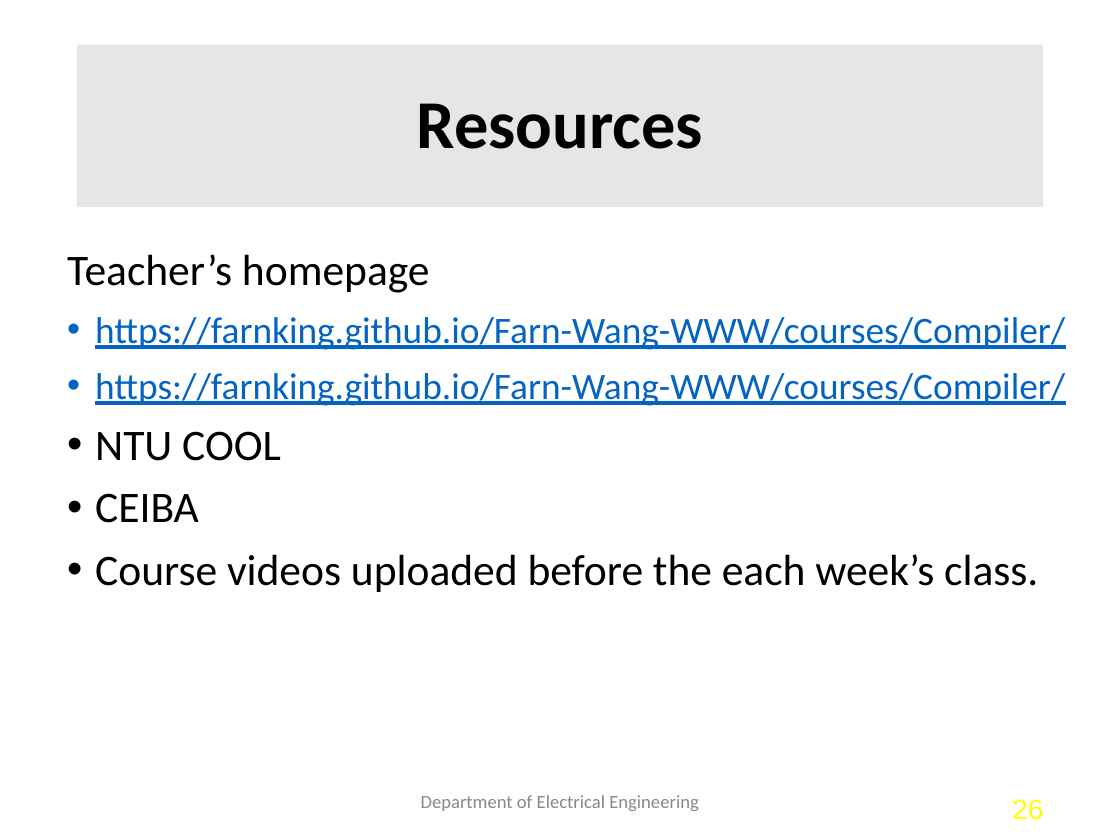
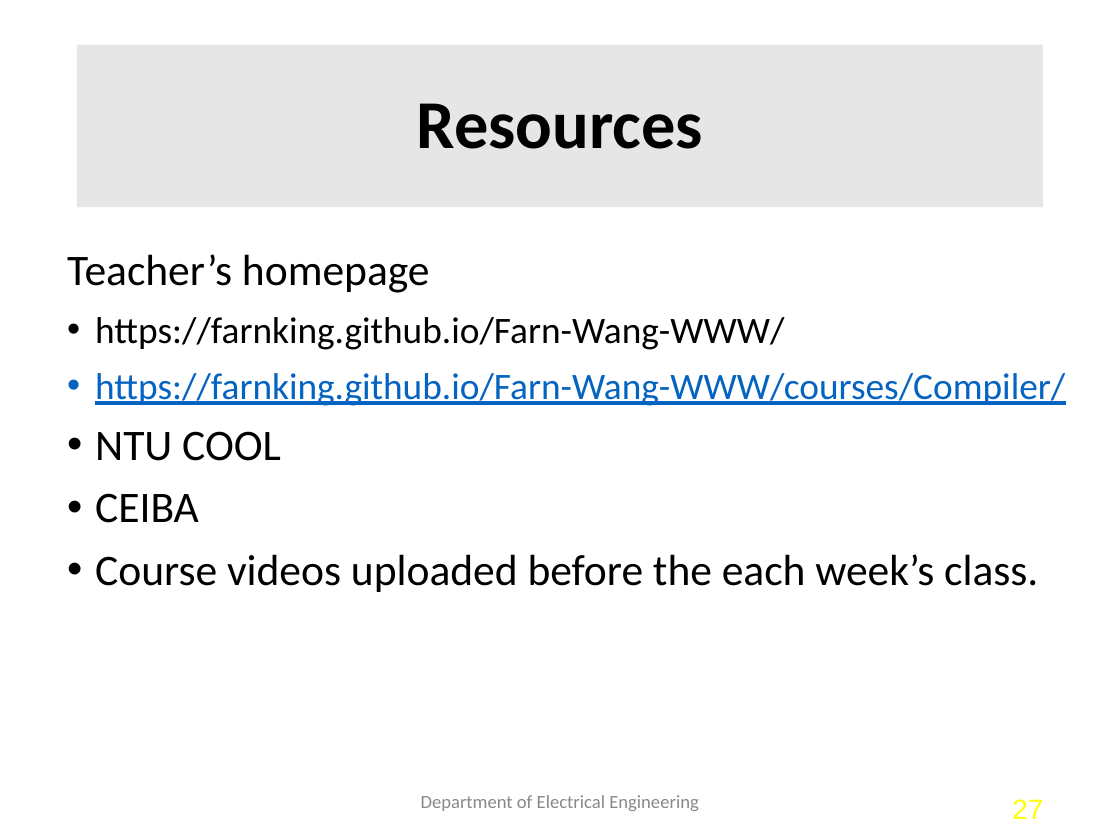
Before and after one commit to farnking/Farn-Wang-WWW, a slide deck: slide 27 of courses/Compiler/2025.fall/Syllabus.pptx (slide 26 before the commit). Drawn at 1120x840 pixels with LibreOffice and Linux fonts; fonts in the diff are those of the drawing. Boxes give left, top, right and bottom in pixels: in the first picture for what was removed or moved away, otherwise in the second. Text is boxed around its words. In the diff, an @@ line names an element or a change of style, - is before the commit and + after.

```diff
--- a/courses/Compiler/2025.fall/Syllabus.pptx
+++ b/courses/Compiler/2025.fall/Syllabus.pptx
@@ text at <box>95,317,784,350</box>: text changed; text colour #0563C1 to #000000 @@
-• https://farnking.github.io/Farn-Wang-WWW/courses/Compiler/
+• https://farnking.github.io/Farn-Wang-WWW/
@@ page number at <box>1012,799,1043,819</box>: text changed @@
-26
+27
```
Also in this commit, not shown: 2 other slides changed, 1 slide added, 3 other files.
